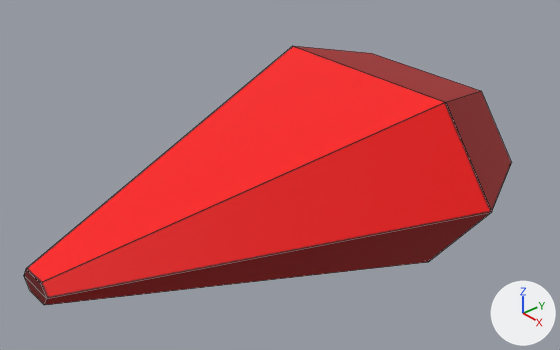
A saved change to the Blender file Intel_Security/bin/data/boid.blend.
Both versions are drawn from a 50 mm lens placed at (0.58, -0.576, 0.425), pointed at (-0.041, -0.034, -0.019). Every picture has the same lights, and +X, +Y and +Z are marked at lower right. Mesh edges are drawn as thin lines.

In view in the first picture: 'boid'.
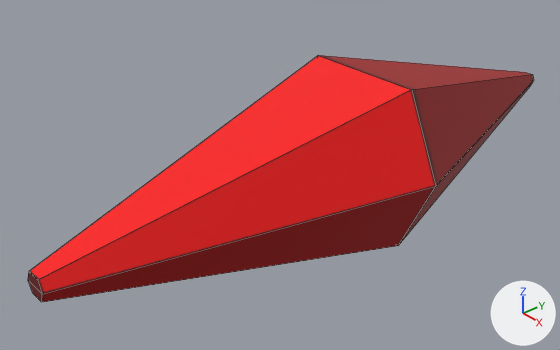
The change, as a diff of the scene's bpy script:
```diff
--- a/Intel_Security/bin/data/boid.blend.py
+++ b/Intel_Security/bin/data/boid.blend.py
@@ me_boid @@
 me_boid.from_pydata(...)  # 18 vertices, 16 faces; spans x -1.0..1.0, y -1.61..1.61, z -1.53..1.0
 # used by ob_boid; location = (0.0, -0.1544, 0.0); rotation_euler = (1.571, -1.571, 0.0), in degrees (90, -90, 0); scale = (0.102, 0.121, 0.212)
-me_boid.vertices[12].co = (-0.73, -0.73, -1.53)
-me_boid.vertices[13].co = (-0.73, 0.73, -1.53)
-me_boid.vertices[14].co = (0.73, 0.73, -1.53)  # pixel (371, 53)
-me_boid.vertices[15].co = (0.73, -0.73, -1.53)  # pixel (481, 90)
-me_boid.vertices[16].co = (0.0, 1.18, -1.53)
-me_boid.vertices[17].co = (0.0, -1.18, -1.53)  # pixel (511, 162)
+# me_boid part 1
+me_boid.vertices[12].co = (-0.09, -0.09, -2.73)  # pixel (530, 85)
+me_boid.vertices[13].co = (-0.09, 0.09, -2.73)
+me_boid.vertices[14].co = (0.09, 0.09, -2.73)  # pixel (525, 72)
+me_boid.vertices[15].co = (0.09, -0.09, -2.73)  # pixel (532, 74)
+me_boid.vertices[16].co = (0.0, 0.14, -2.73)
+me_boid.vertices[17].co = (0.0, -0.14, -2.73)  # pixel (533, 80)
 me_boid.materials.append(mat_boid_diffuse_png)
@@ ob_boid @@
 ob_boid.rotation_euler = (1.571, -1.571, 0.0)  # degrees (90, -90, 0)
-ob_boid.scale = (0.102, 0.121, 0.212)
+ob_boid.scale = (0.102, 0.0745, 0.212)
```

Where the change shows, as pixel boxes [x1, y1, x2, y2] in the pictures (560 x 350 px; the box of a moved part takes in the faces that stretch with it):
'boid', reshaped, rescaled
    before: [24, 46, 511, 305]
    after: [28, 55, 534, 302]
part 1 of me_boid, moved or reshaped
    before: [295, 46, 511, 212]
    after: [319, 55, 534, 243]
